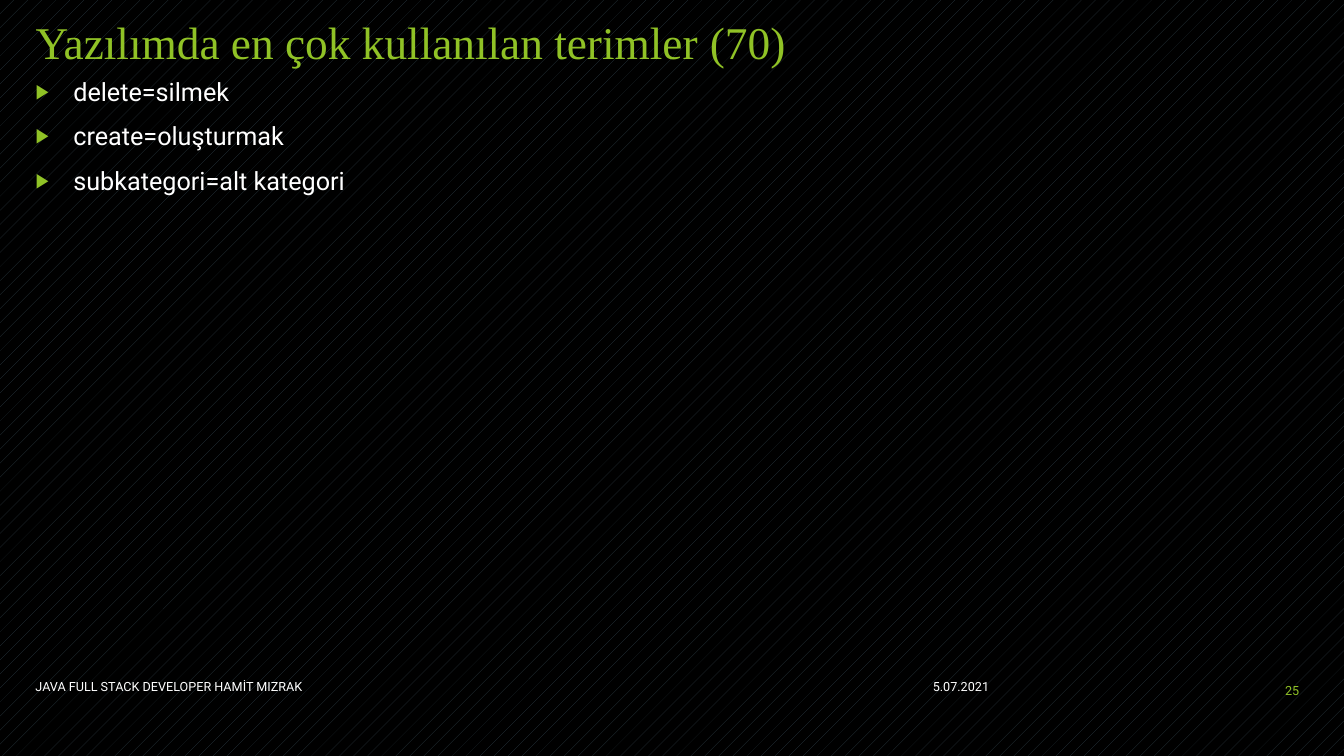
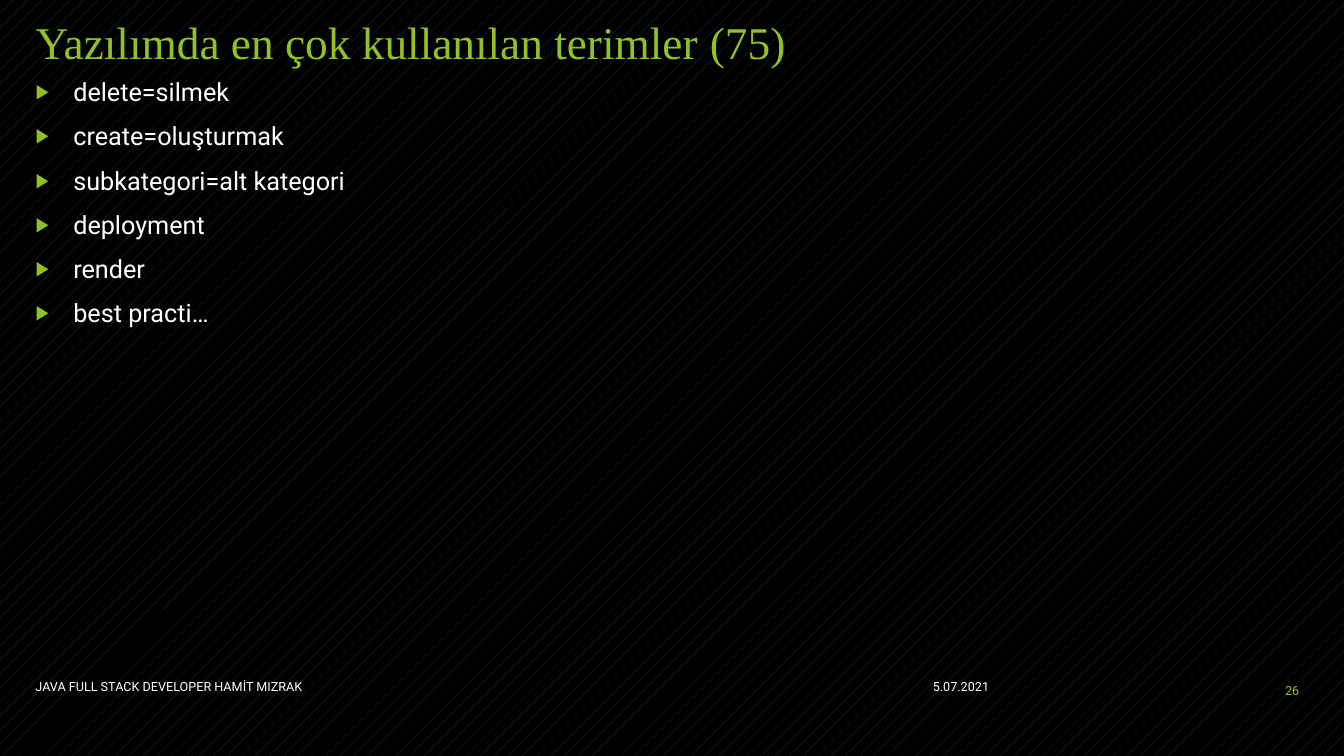
Before and after one commit to hamitmizrak/Staj-JavaEE-1, a slide deck: slide 26 of WebContent/egitim4/Java EE.pptx (slide 25 before the commit). Drawn at 1344x756 pixels with LibreOffice and Linux fonts; fonts in the diff are those of the drawing. Boxes give left, top, right and bottom in pixels: in the first picture for what was removed or moved away, otherwise in the second. Text is boxed around its words. In the diff, an @@ line names an element or a change of style, - is before the commit and + after.

```diff
--- a/WebContent/egitim4/Java EE.pptx
+++ b/WebContent/egitim4/Java EE.pptx
@@ title at bbox=[36, 27, 786, 68]: text changed @@
-Yazılımda en çok kullanılan terimler (70)
+Yazılımda en çok kullanılan terimler (75)
@@ text at bbox=[73, 215, 208, 327]: paragraphs added @@
+▶ deployment
+▶ render
+▶ best practi…
@@ page number at bbox=[1285, 686, 1299, 695]: text changed @@
-25
+26
```
Also in this commit, not shown: 6 other slides changed, 2 slides added, 4 other files.
